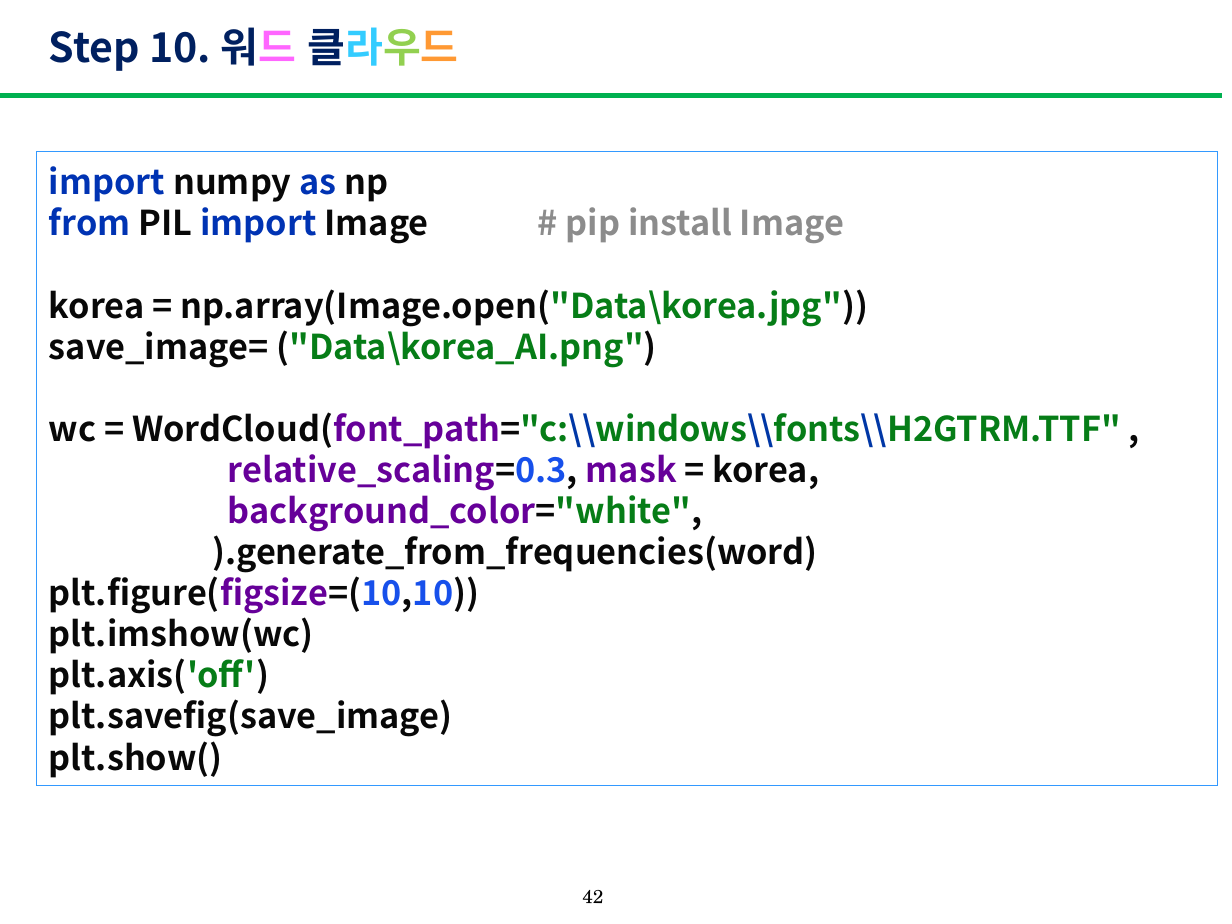
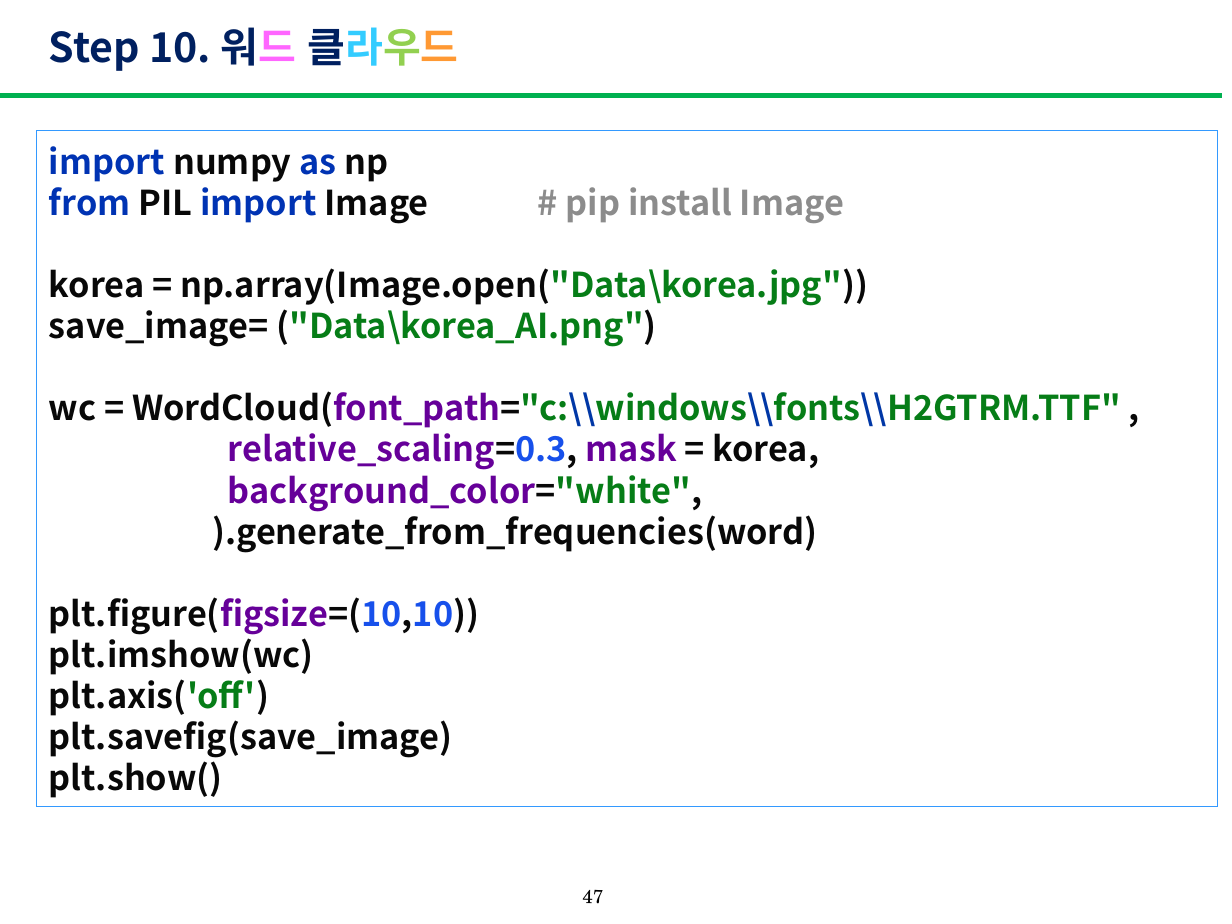
Before and after one commit to yoon-hyosun/PA, a slide deck: slide 47 of 한국어분석과워드클라우드_4.pptx (slide 42 before the commit). Drawn at 1232x924 pixels with LibreOffice and Linux fonts; fonts in the diff are those of the drawing. Boxes give left, top, right and bottom in pixels: in the first picture for what was removed or moved away, otherwise in the second. Text is boxed around its words. In the diff, an @@ line names an element or a change of style, - is before the commit and + after.

```diff
--- a/한국어분석과워드클라우드_4.pptx
+++ b/한국어분석과워드클라우드_4.pptx
@@ rectangle "import numpy as np from ...": place and size @@
-rectangle "import numpy as np from ..." at (37,152,1218,786)
+rectangle "import numpy as np from ..." at (37,131,1218,807)
@@ text in rectangle at (49,146,1121,798): text changed @@
-import numpy as np
-from PIL import Image # pip install Image
-korea = np.array(Image.open("Data\korea.jpg"))
-save_image= ("Data\korea_AI.png")
-wc = WordCloud(font_path="c:\\windows\\fonts\\H2GTRM.TTF" ,
-relative_scaling=0.3, mask = korea,
-background_color="white",
-).generate_from_frequencies(word)
-plt.figure(figsize=(10,10))
-plt.imshow(wc)
-plt.axis('off')
-plt.savefig(save_image)
-plt.show()
+import numpy as np
+from PIL import Image # pip install Image
+korea = np.array(Image.open("Data\korea.jpg"))
+save_image= ("Data\korea_AI.png")
+wc = WordCloud(font_path="c:\\windows\\fonts\\H2GTRM.TTF" ,
+relative_scaling=0.3, mask = korea,
+background_color="white",
+).generate_from_frequencies(word)
+plt.figure(figsize=(10,10))
+plt.imshow(wc)
+plt.axis('off')
+plt.savefig(save_image)
+plt.show()
@@ page number at (582,890,603,904): text changed @@
-42
+47
```
Also in this commit, not shown: 31 other slides changed, 8 slides added, 2 slides removed.
